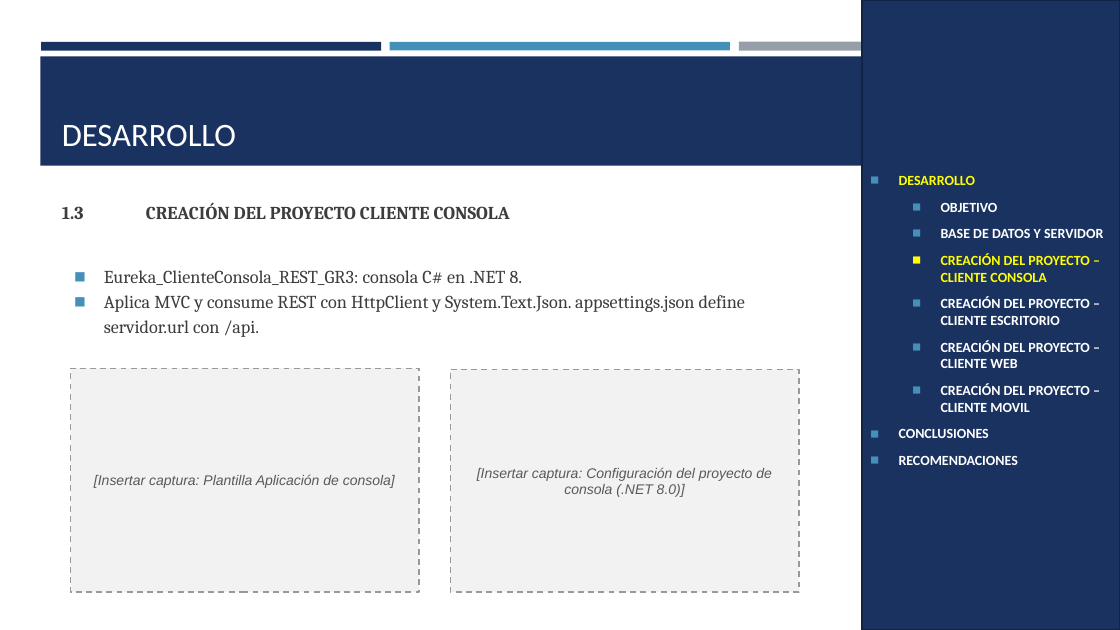
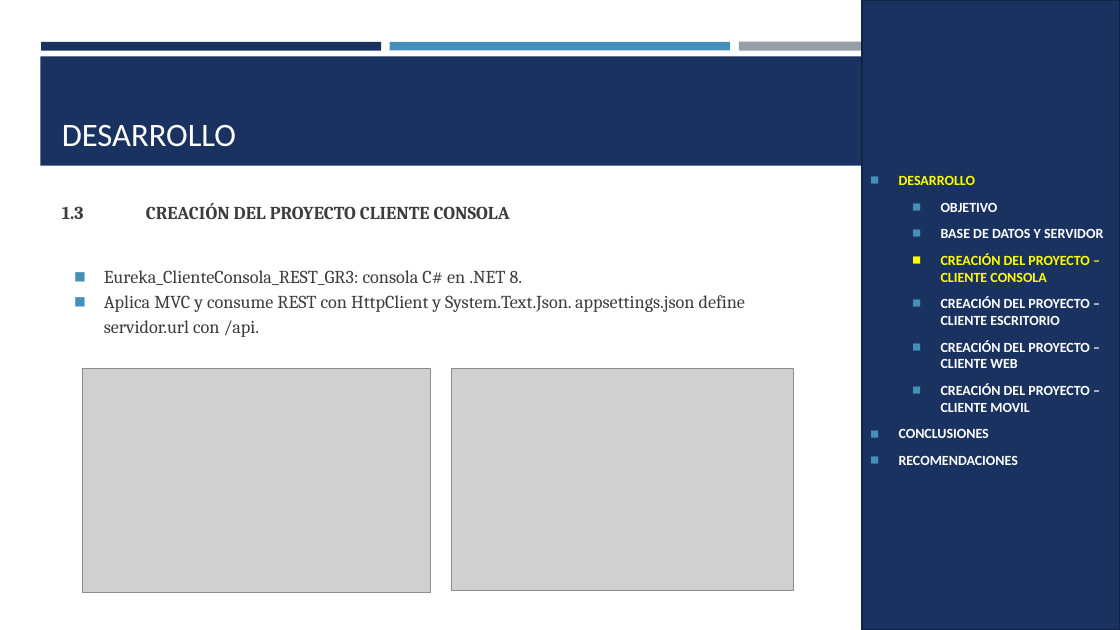
Before and after one commit to Teo344/Arquitectura_GRUPO03, a slide deck: slide 20 of TG.1.4. PAO202651_EUREKA_BDDLOCAL_RESTFUL_DOTNET_NRC36884_GR03/05. DOCUMENTACION/PRESENTACION TG.1.4. EUREKABANK RESTFUL con BDD LOCAL en DOTNET GR03.pptx. Drawn at 1120x630 pixels with LibreOffice and Linux fonts; fonts in the diff are those of the drawing; grey boxes stand for pictures. Boxes give left, top, right and bottom in pixels: in the first picture for what was removed or moved away, otherwise in the second. Text is boxed around its words. In the diff, an @@ line names an element or a change of style, - is before the commit and + after.

```diff
--- a/TG.1.4. PAO202651_EUREKA_BDDLOCAL_RESTFUL_DOTNET_NRC36884_GR03/05. DOCUMENTACION/PRESENTACION TG.1.4. EUREKABANK RESTFUL con BDD LOCAL en DOTNET GR03.pptx
+++ b/TG.1.4. PAO202651_EUREKA_BDDLOCAL_RESTFUL_DOTNET_NRC36884_GR03/05. DOCUMENTACION/PRESENTACION TG.1.4. EUREKABANK RESTFUL con BDD LOCAL en DOTNET GR03.pptx
@@ rectangle removed at [71,368,419,592] @@
-[Insertar captura: Plantilla Aplicación de consola]
@@ picture added at [82,368,431,592] @@
@@ rectangle removed at [450,370,799,592] @@
-[Insertar captura: Configuración del proyecto de consola (.NET 8.0)]
@@ picture added at [451,368,793,591] @@
```
Also in this commit, not shown: 23 other slides changed, 1 other file.
